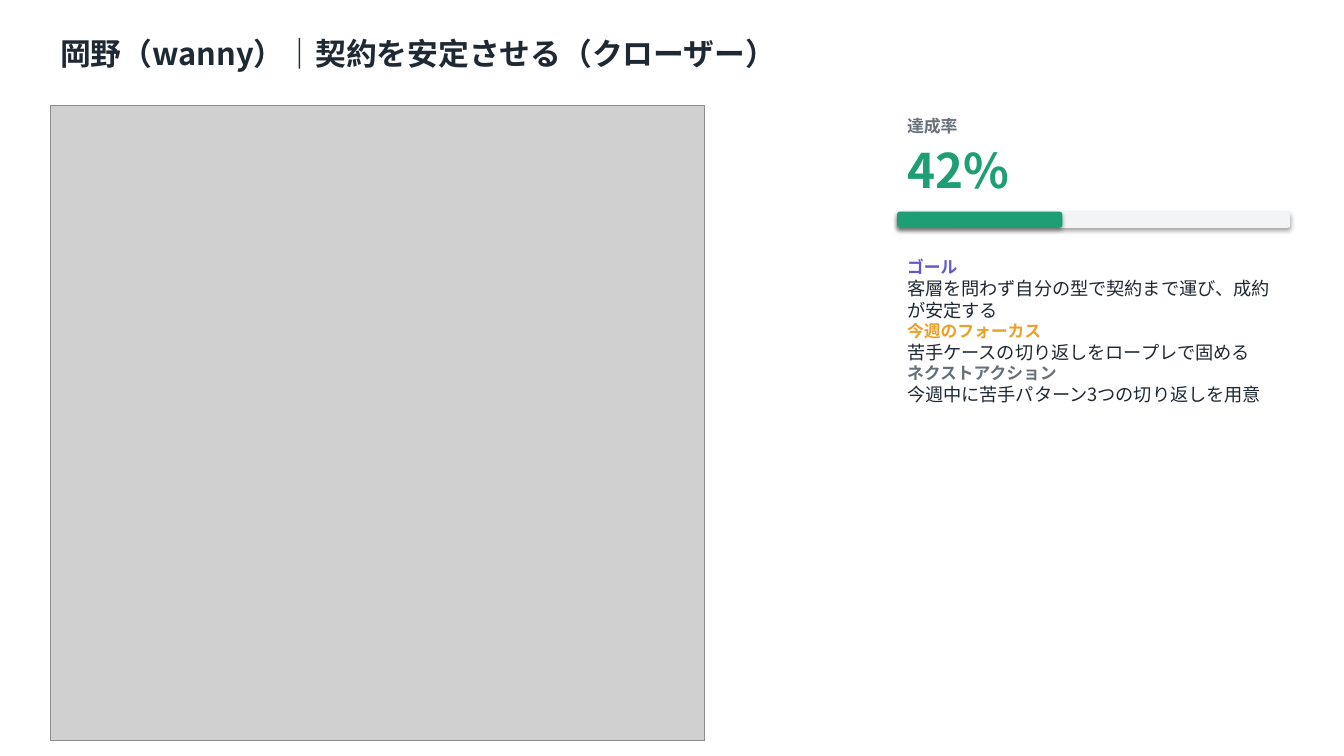
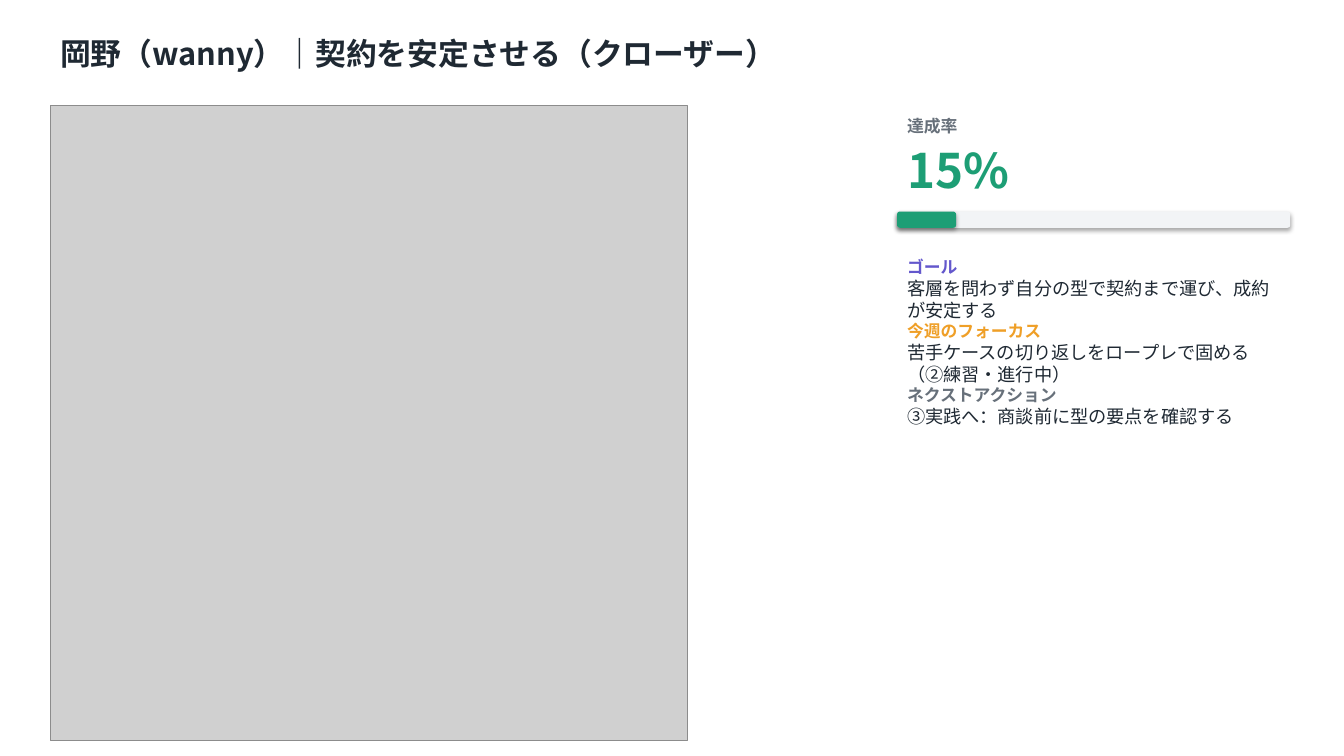
Before and after one commit to MGC-inc/e.l.p-, a slide deck: slide 3 of tools/goalmap/out/週次ゴール進捗_2026-W26.pptx. Drawn at 1344x756 pixels with LibreOffice and Linux fonts; fonts in the diff are those of the drawing; grey boxes stand for pictures. Boxes give left, top, right and bottom in pixels: in the first picture for what was removed or moved away, otherwise in the second. Text is boxed around its words. In the diff, an @@ line names an element or a change of style, - is before the commit and + after.

```diff
--- a/tools/goalmap/out/週次ゴール進捗_2026-W26.pptx
+++ b/tools/goalmap/out/週次ゴール進捗_2026-W26.pptx
@@ picture: place and size @@
-picture at (50, 106, 705, 741)
+picture at (50, 106, 688, 741)
@@ text at (907, 152, 1009, 189): text changed @@
-42%
+15%
@@ rounded rectangle: place and size @@
-rounded rectangle at (897, 212, 1063, 228)
+rounded rectangle at (897, 212, 956, 228)
@@ text at (907, 343, 1250, 383): text changed @@
-苦手ケースの切り返しをロープレで固める
+苦手ケースの切り返しをロープレで固める（②練習・進行中）
@@ text at (907, 407, 1234, 425): text changed @@
-今週中に苦手パターン3つの切り返しを用意
+③実践へ：商談前に型の要点を確認する
```
Also in this commit, not shown: 2 other slides changed, 6 other files.
